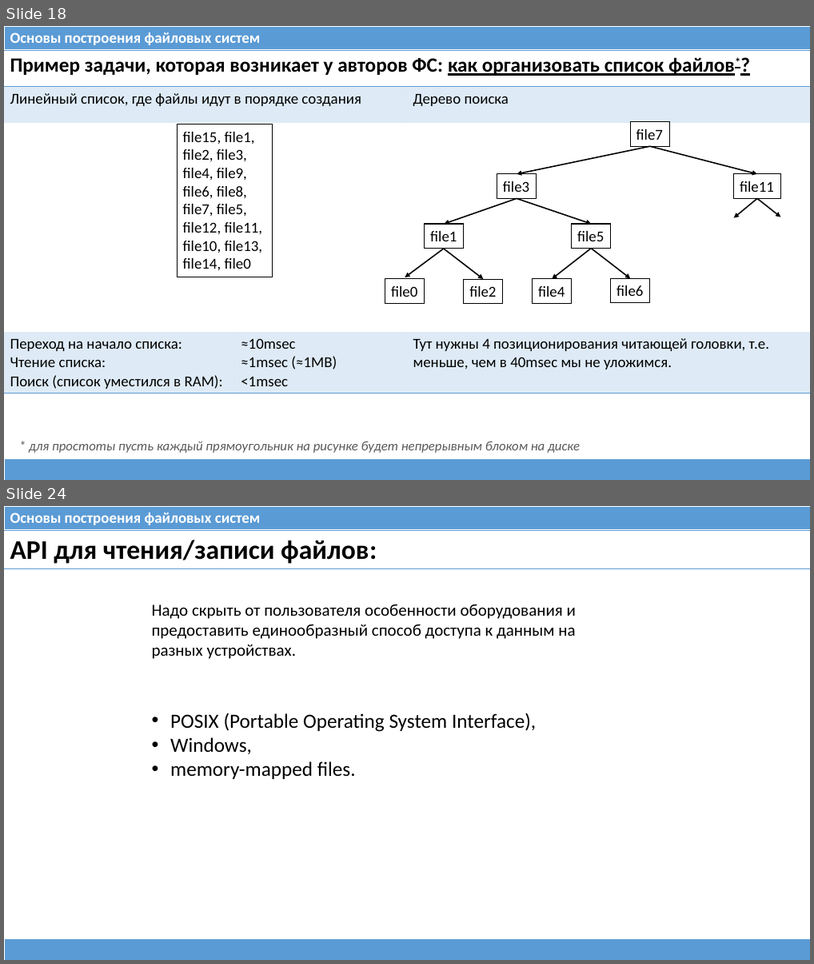
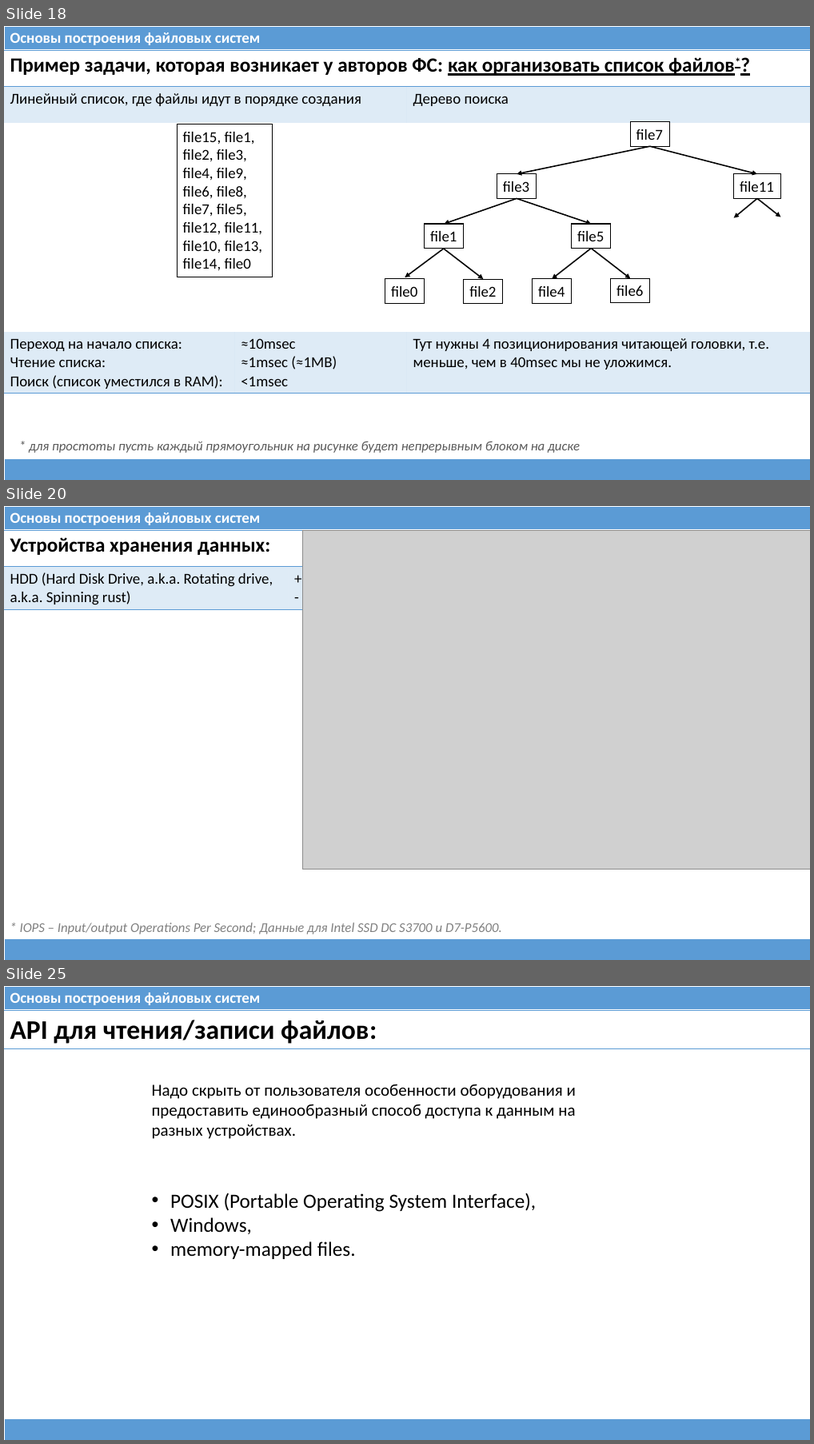
Before and after one commit to dominiquelefevre/filesystems-101, a slide deck: talks/src/class00.pptx. Shown one above the other, each under a label of ours: slides 18 and 24 before the commit, slides 18, 20 and 25 after it; the slides between them are not shown. The pictures are 814x964 and 814x1444 pixels, drawn with LibreOffice and Linux fonts; fonts in the diff are those of the drawing; grey boxes stand for pictures. Boxes give left, top, right and bottom in pixels: in the first picture for what was removed or moved away, otherwise in the second. Text is boxed around its words. In the diff, an @@ line names an element or a change of style, - is before the commit and + after.

```diff
--- a/talks/src/class00.pptx
+++ b/talks/src/class00.pptx
@@ slide 20 added at <box>4,506,810,960</box>, background #FFFFFF @@
@@ table added at <box>4,506,810,530</box>, 1 rows, 1 columns @@
+Основы построения файловых систем
@@ table added at <box>4,530,810,609</box>, 2 rows, 2 columns @@
+Устройства хранения данных: | 
+HDD (Hard Disk Drive, a.k.a. Rotating drive, a.k.a. Spinning rust) | + достаточно быстрое линейное чтение (≈100 MB/sec) / - очень медленный случайный доступ (≈100 IOPS)
@@ picture added at <box>303,530,810,869</box> @@
@@ text added at <box>20,922,502,934</box>, 16 pt, text #808080, italic @@
+* IOPS – Input/output Operations Per Second; Данные для Intel SSD DC S3700 и D7-P5600.
@@ table added at <box>4,938,810,960</box>, 1 rows, 1 columns @@
+
@@ what was slide 24 is now slide 25 @@
```
Also in this commit, not shown: 8 slides changed.
